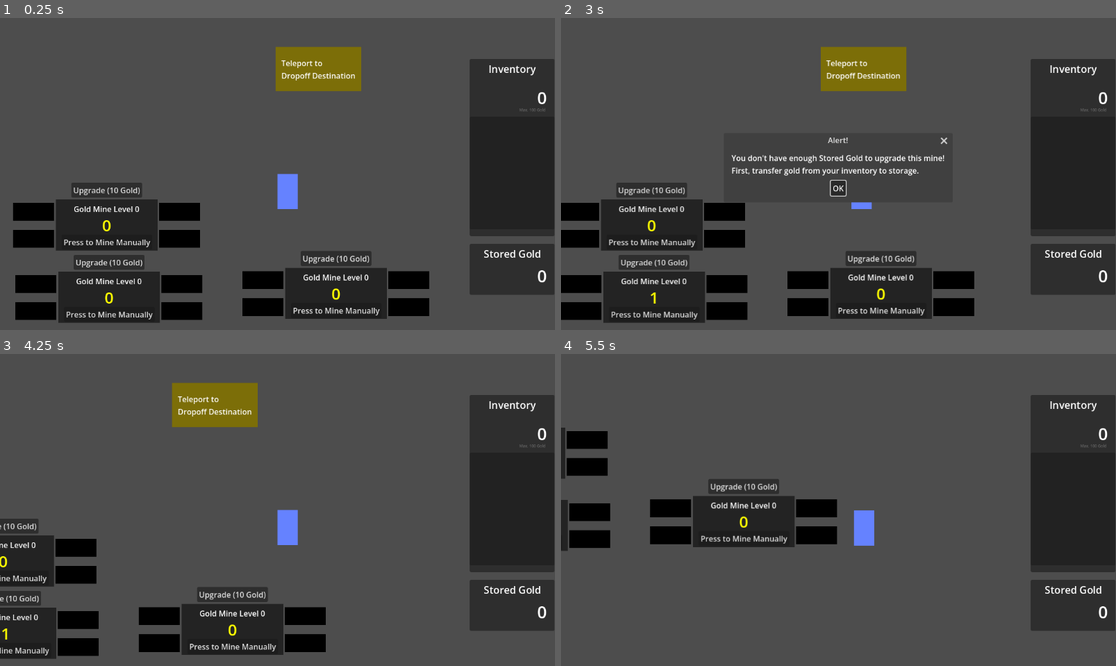
Above: before the commit, frames 1-4 (two rows, left to right).
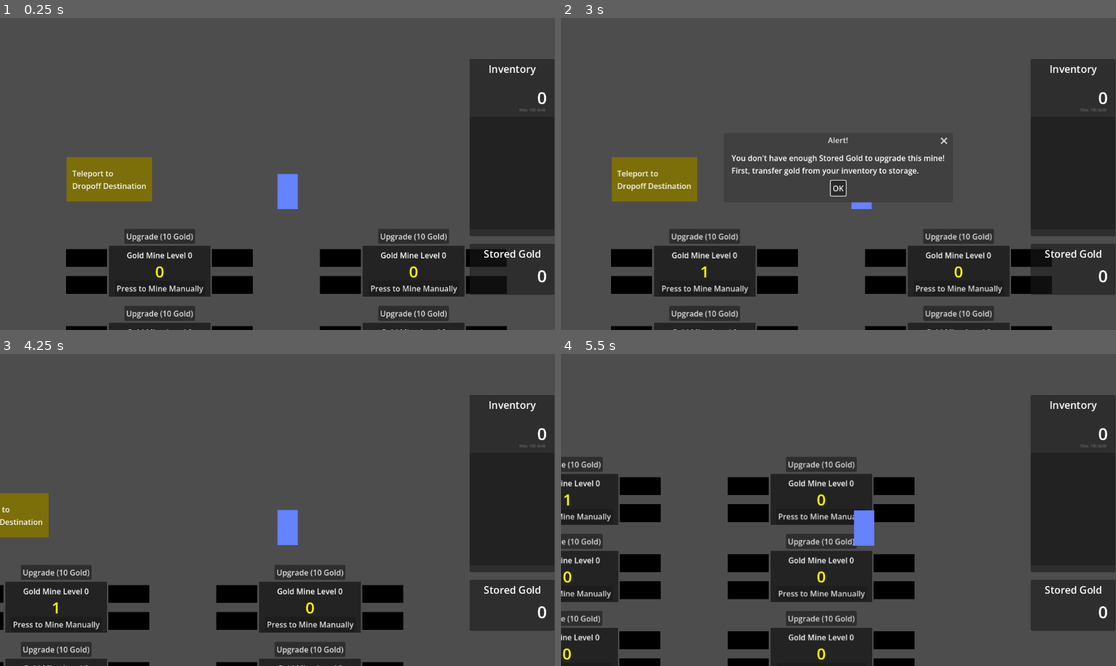
Above: after the commit, the same moments.

Repository: matrndev/gold-game
Game: Godot game, scene res://scenes/empty_scene.tscn
Same seed, same stepped clock (60 frames per second), same inputs: the game is played once before the commit and once after it.
Inputs:
- Up to frame 1 (0.25 s): no input
- Up to frame 2 (3 s): click "Press to Mine Manually" at 0.5 s; click "Upgrade (10 Gold)" at 1.25 s; click "OK" at 2 s; tap Enter at 2.75 s; hold D (move_right) from 2.78 s (still down)
- Up to frame 3 (4.25 s): release D (move_right) at 3.5 s; click "OK" at 3.5 s
- Up to frame 4 (5.5 s): hold S (move_down) 4.28-5.03 s; hold D (move_right) from 5.03 s (still down)

The runs differ from the first frame. In frame 1, 25% of the frame differs, in the area x 2-92%, y 9-100%; in frame 2, 25%; in frame 3, 19%; in frame 4, 25%, in the area x 0-64%, y 23-100%.

Commit message:
add more gold mines, adjust dropoff scene

Diff:
--- a/scenes/dropoff_maze.tscn
+++ b/scenes/dropoff_maze.tscn
@@ -1,22 +1,23 @@
 [gd_scene format=3 uid="uid://dxeu43c3cd3vj"]
 
+[ext_resource type="Script" uid="uid://cgdpvft1nxww5" path="res://scripts/dropoff_maze.gd" id="1_5cneu"]
 [ext_resource type="PackedScene" uid="uid://sr378dbrgvib" path="res://scenes/stats_display.tscn" id="1_yf3ke"]
 [ext_resource type="PackedScene" uid="uid://ckkqtsg0sdhi0" path="res://scenes/dropoff_point.tscn" id="3_ari78"]
-[ext_resource type="PackedScene" uid="uid://bo731d1lnc1sh" path="res://scenes/enemy.tscn" id="4_5cneu"]
 [ext_resource type="PackedScene" uid="uid://ceicr8kws2df6" path="res://scenes/teleport.tscn" id="4_rks7g"]
 
 [sub_resource type="NavigationPolygon" id="NavigationPolygon_ari78"]
-vertices = PackedVector2Array(914.8828, 992, 132.75781, 992, 115.25, 278.9375, 906.1172, 275.03906)
-polygons = Array[PackedInt32Array]([PackedInt32Array(0, 1, 2, 3)])
-outlines = Array[PackedVector2Array]([PackedVector2Array(105, 269, 916, 265, 925, 1002, 123, 1002)])
+vertices = PackedVector2Array(527.3828, 891, 296.0078, 663.72656, 289.14844, 126.84375, 971, 241.45313, 971, 346.65625, 917.90625, 916.96875, 1432.6875, 225.75, 1531.4766, 866.89844, 1252.5313, 346.53125, 319.6328, 889.0625, 276.32813, 787.71875, 1153.1484, 353.0078, 1280.7813, 254.6875)
+polygons = Array[PackedInt32Array]([PackedInt32Array(0, 1, 2, 3, 4, 5), PackedInt32Array(6, 7, 5, 8), PackedInt32Array(0, 9, 10, 1), PackedInt32Array(5, 4, 11), PackedInt32Array(5, 11, 8), PackedInt32Array(6, 8, 12)])
+outlines = Array[PackedVector2Array]([PackedVector2Array(279, 115, 981, 233, 981, 337, 1153, 343, 1245, 337, 1273, 246, 1441, 214, 1543, 876, 918, 927, 527, 901, 313, 899, 266, 789, 286, 663)])
 
 [node name="DropoffMaze" type="Node2D" unique_id=226396710]
+script = ExtResource("1_5cneu")
 
 [node name="DropoffPoint" parent="." unique_id=1478688328 instance=ExtResource("3_ari78")]
-position = Vector2(675, 147)
+position = Vector2(50, 408)
 
 [node name="Teleport" parent="." unique_id=1789713122 instance=ExtResource("4_rks7g")]
-position = Vector2(45, 48)
+position = Vector2(703, 40)
 go_to = 1
 
 [node name="CanvasLayer" type="CanvasLayer" parent="." unique_id=95386620]
@@ -33,8 +34,20 @@
 grow_vertical = 1
 
 [node name="NavigationRegion2D" type="NavigationRegion2D" parent="." unique_id=1984694652]
-position = Vector2(-123, 64)
+position = Vector2(-286, -202)
 navigation_polygon = SubResource("NavigationPolygon_ari78")
 
-[node name="Enemy" parent="." unique_id=1309421750 instance=ExtResource("4_5cneu")]
-position = Vector2(307, 382)
+[node name="EnemySpawnTimer" type="Timer" parent="." unique_id=289779966]
+wait_time = 3.0
+autostart = true
+
+[node name="Label" type="Label" parent="." unique_id=1292706261]
+offset_left = 83.0
+offset_top = 72.0
+offset_right = 449.0
+offset_bottom = 131.0
+theme_override_font_sizes/font_size = 20
+text = "Enemies will try to steal your Gold!
+Click on the enemies to combat them."
+
+[connection signal="timeout" from="EnemySpawnTimer" to="." method="_on_enemy_spawn_timer_timeout"]
--- a/scenes/game.tscn
+++ b/scenes/game.tscn
@@ -11,7 +11,7 @@
 
 [node name="Player" parent="." unique_id=17698573 instance=ExtResource("1_uwrxv")]
 z_index = 1
-position = Vector2(576, 325)
+position = Vector2(459, 56)
 
 [node name="StaticBody2D" type="StaticBody2D" parent="." unique_id=1762266604]
 position = Vector2(549, 632)
@@ -35,11 +35,26 @@
 rotation = -1.5707964
 shape = SubResource("WorldBoundaryShape2D_uwrxv")
 
-[node name="GoldMine" parent="." unique_id=42676644 instance=ExtResource("2_yqjtg")]
-position = Vector2(121, 528)
+[node name="GoldMine4" parent="." unique_id=42676644 instance=ExtResource("2_yqjtg")]
+position = Vector2(109, 365)
+
+[node name="GoldMine3" parent="." unique_id=1307804084 instance=ExtResource("2_yqjtg")]
+position = Vector2(636, 365)
+
+[node name="GoldMine2" parent="." unique_id=679910674 instance=ExtResource("2_yqjtg")]
+position = Vector2(636, 525)
+
+[node name="GoldMine" parent="." unique_id=929020174 instance=ExtResource("2_yqjtg")]
+position = Vector2(108, 525)
+
+[node name="GoldMine5" parent="." unique_id=1726841126 instance=ExtResource("2_yqjtg")]
+position = Vector2(109, 205)
+
+[node name="GoldMine6" parent="." unique_id=1064258354 instance=ExtResource("2_yqjtg")]
+position = Vector2(636, 205)
 
 [node name="Teleport" parent="." unique_id=1789713122 instance=ExtResource("4_lbhrr")]
-position = Vector2(572, 61)
+position = Vector2(21, 21)
 
 [node name="CanvasLayer" type="CanvasLayer" parent="." unique_id=1014944666]
 
@@ -53,9 +68,3 @@
 offset_bottom = 85.0
 grow_horizontal = 1
 grow_vertical = 1
-
-[node name="GoldMine2" parent="." unique_id=1894555577 instance=ExtResource("2_yqjtg")]
-position = Vector2(592, 520)
-
-[node name="GoldMine3" parent="." unique_id=1678835170 instance=ExtResource("2_yqjtg")]
-position = Vector2(116, 378)
